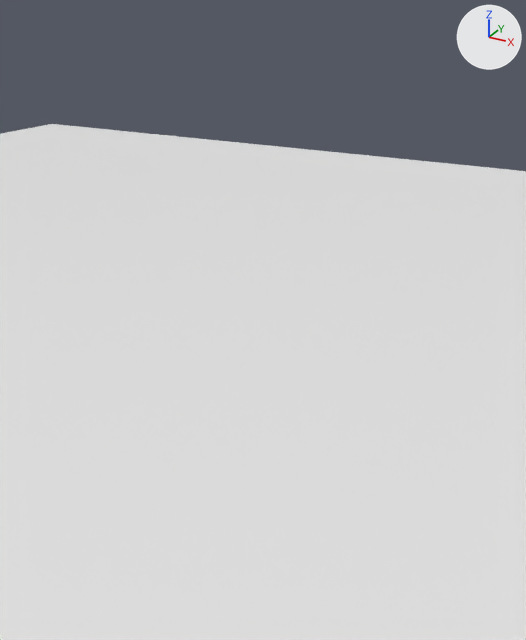
One commit to the Blender file untitle.blend: the scene before it, then after it.
The view is the same before and after, from a camera (50 mm lens) standing at (0.162, -0.311, 2.037) and looking at (0.019, -0.051, 1.907). Arrows for +X, +Y and +Z are at upper right; the lights stay in place.
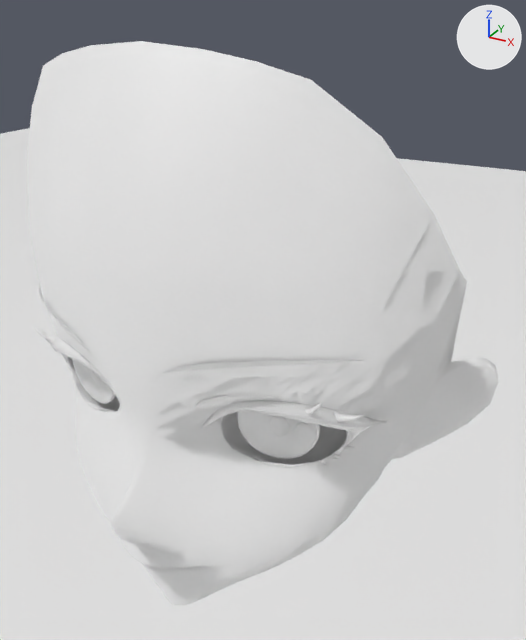
Changed parts and their boxes [x1, y1, x2, y2] in the pictures (526 x 640 px):
```json
{"object": "脸", "change": "added", "after": [27, 41, 498, 605]}
{"object": "眉毛", "change": "added", "after": [33, 287, 388, 468]}
{"object": "眼睛", "change": "added", "after": [72, 359, 320, 459]}
{"object": "眼白", "change": "added", "after": [68, 357, 347, 465]}
{"object": "Plane.002", "change": "unchanged, covered by the edit", "before": [0, 124, 526, 640], "after": [0, 128, 526, 640]}
```

Edits to the scene script, one JSON object a line:
```json
{"op": "add", "block": "me_李素裳r18添加调整骨补身体改短名_032", "code": ["me_李素裳r18添加调整骨补身体改短名_032 = bpy.data.meshes.new('李素裳R18添加调整骨补身体改短名.032')", "me_李素裳r18添加调整骨补身体改短名_032.from_pydata(...)  # 492 vertices, 626 faces; spans x -0.086..0.086, y -0.123..-0.072, z 1.865..1.92"]}
{"op": "add", "block": "me_李素裳r18添加调整骨补身体改短名_033", "code": ["me_李素裳r18添加调整骨补身体改短名_033 = bpy.data.meshes.new('李素裳R18添加调整骨补身体改短名.033')", "me_李素裳r18添加调整骨补身体改短名_033.from_pydata(...)  # 116 vertices, 180 faces; spans x -0.078..0.078, y -0.1..-0.066, z 1.861..1.903"]}
{"op": "add", "block": "me_李素裳r18添加调整骨补身体改短名_034", "code": ["me_李素裳r18添加调整骨补身体改短名_034 = bpy.data.meshes.new('李素裳R18添加调整骨补身体改短名.034')", "me_李素裳r18添加调整骨补身体改短名_034.from_pydata(...)  # 346 vertices, 416 faces; spans x -0.0632..0.0632, y -0.0965..-0.0856, z 1.8666..1.901"]}
{"op": "add", "block": "me_李素裳r18添加调整骨补身体改短名_030", "code": ["me_李素裳r18添加调整骨补身体改短名_030 = bpy.data.meshes.new('李素裳R18添加调整骨补身体改短名.030')", "me_李素裳r18添加调整骨补身体改短名_030.from_pydata(...)  # 888 vertices, 1596 faces; spans x -0.113..0.113, y -0.14..0.011, z 1.775..2.024"]}
{"op": "add", "block": "ob_眉毛", "code": ["ob_眉毛 = bpy.data.objects.new('眉毛', me_李素裳r18添加调整骨补身体改短名_032)", "ob_眉毛.location = (0.0, 0.0, 0.0)"]}
{"op": "add", "block": "ob_眼白", "code": ["ob_眼白 = bpy.data.objects.new('眼白', me_李素裳r18添加调整骨补身体改短名_033)", "ob_眼白.location = (0.0, 0.0, 0.0)"]}
{"op": "add", "block": "ob_眼睛", "code": ["ob_眼睛 = bpy.data.objects.new('眼睛', me_李素裳r18添加调整骨补身体改短名_034)", "ob_眼睛.location = (0.0, 0.0, 0.0)"]}
{"op": "add", "block": "ob_脸", "code": ["ob_脸 = bpy.data.objects.new('脸', me_李素裳r18添加调整骨补身体改短名_030)", "ob_脸.location = (0.0, 0.0, 0.0)"]}
```
